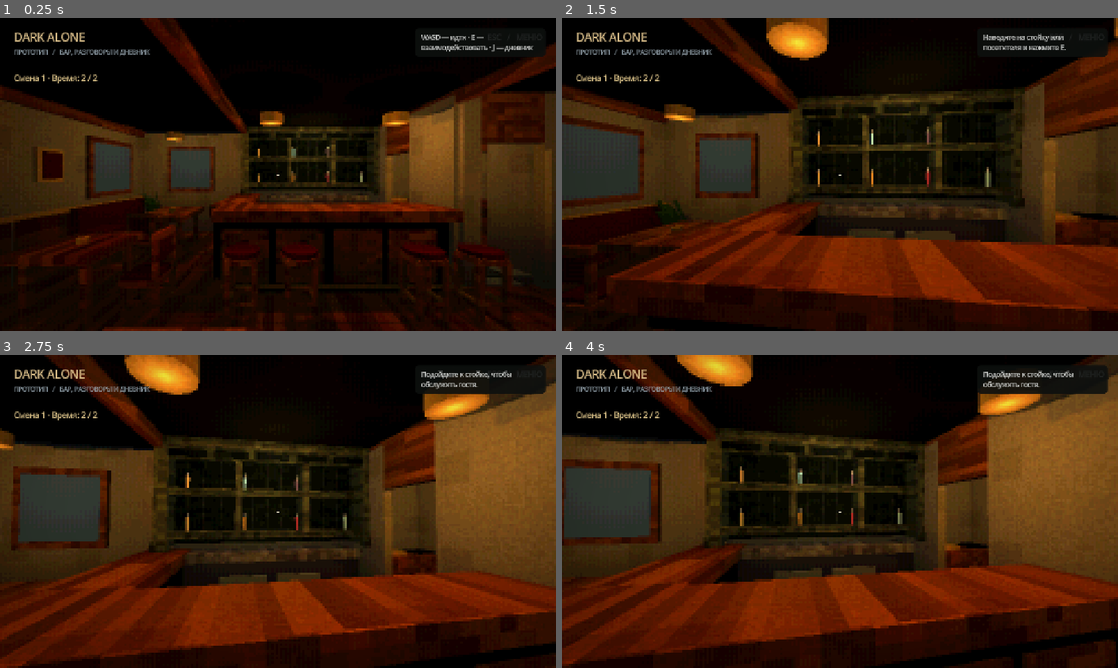
Above: before the commit, frames 1-4 (two rows, left to right).
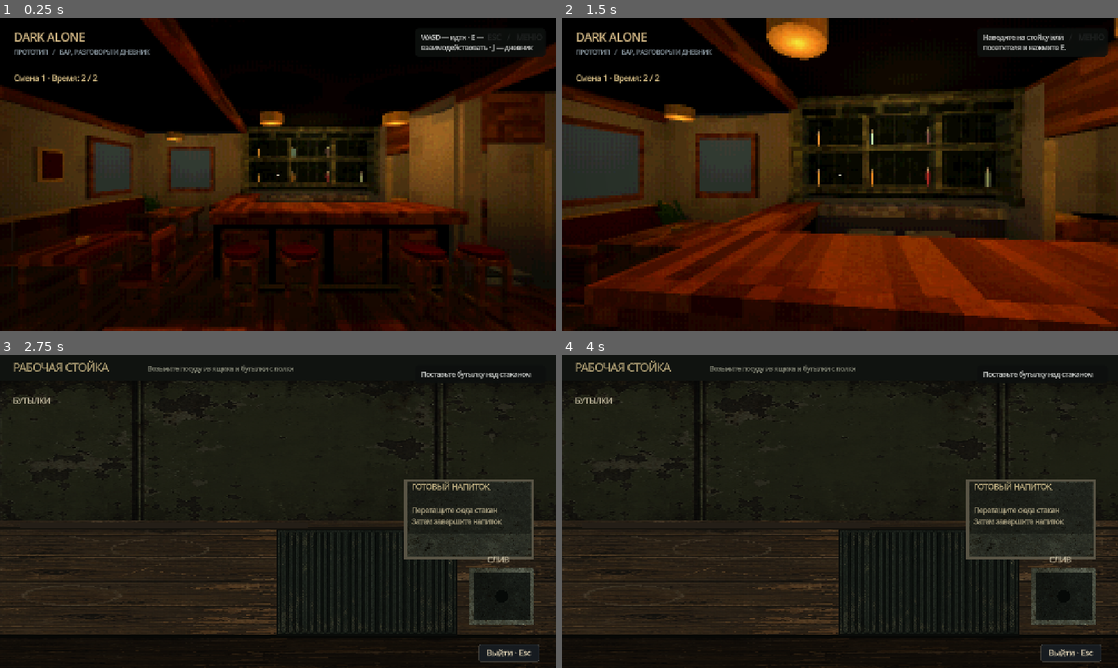
Above: after the commit, the same moments.

Repository: ZetMGC/Dark-Alone
Game: Godot game, scene res://scenes/main/reasoning_demo.tscn
The game is run twice, just before and just after one commit, with the same random seed, the same clock (stepped at 60 frames per second) and the same inputs.
Inputs (mouse positions are in pixels of both pictures, inside the frame that each line leads up to):
- Up to frame 1 (0.25 s): no input
- Up to frame 2 (1.5 s): tap Enter at 0.5 s; move the mouse to (867, 174) at 0.52 s; hold E (interact) 0.53-1.28 s; hold W (move_forward) from 0.53 s (still down); click (867, 174) at 0.67 s; right-click (867, 174) at 0.8 s; move the mouse to (812, 174) at 1.27 s; right-click (812, 174) at 1.35 s
- Up to frame 3 (2.75 s): keep holding W (move_forward); tap B (serve) at 1.55 s; tap R (reset_look) at 2 s; move the mouse to (289, 505) at 2.02 s; hold B (serve) from 2.03 s (still down); tap E (interact) at 2.3 s
- Up to frame 4 (4 s): keep holding W (move_forward); move the mouse to (834, 517) at 2.77 s; release B (serve) at 2.78 s; tap E (interact) at 2.85 s; click (834, 517) at 2.92 s; right-click (834, 517) at 3.05 s; tap R (reset_look) at 3.5 s; move the mouse to (878, 514) at 3.52 s; hold Right mouse button (look) from 3.53 s (still down); tap B (serve) at 3.8 s

The runs differ from the first frame. In frame 1, 0.9% of the frame differs, in the area x 37-88%, y 58-97%; in frame 2, 5.3%; in frame 3, 66%, in the area x 0-100%, y 0-100%; in frame 4, 65%.

Commit message:
feat: add lowered bartender workspace behind widened customer counter

Diff:
--- a/scripts/levels/reference_bar.gd
+++ b/scripts/levels/reference_bar.gd
@@ -52,7 +52,13 @@
 	room_floor(Vector3(4, 0.035, 0.45), Vector3(1.9, 0.03, 2.8))
 	room_floor(Vector3(-0.6, 0.035, 3.4), Vector3(1.7, 0.03, 1.1))
 	box("CounterBase", Vector3(-0.3, 0.5, -1.2), Vector3(3.15, 1, 0.62), dark)
-	box("CounterTop", Vector3(-0.3, 1.08, -1.2), Vector3(3.4, 0.16, 0.78), wood)
+	box("CounterTop", Vector3(-0.3, 1.08, -1.2), Vector3(3.4, 0.16, 0.94), wood)
+	# Клиентский прилавок 1.16 м, рабочая поверхность 0.97 м.
+	box("BartenderWorkTop",Vector3(-0.3,0.935,-1.97),Vector3(3.05,0.07,0.60),material(Color(0.23,0.24,0.20),2))
+	box("WorkTopApron",Vector3(-0.3,0.88,-2.27),Vector3(3.05,0.10,0.035),dark,false)
+	box("WorkTopBase",Vector3(-0.3,0.43,-1.94),Vector3(2.95,0.86,0.47),dark)
+	box("WorkSplashback",Vector3(-0.3,1.035,-1.66),Vector3(3.05,0.19,0.035),wood,false)
+	box("WorkRubberMat",Vector3(-0.45,0.974,-1.98),Vector3(1.15,0.008,0.43),material(Color(0.035,0.05,0.04),0),false)
 	box("CounterReturn", Vector3(-1.85, 0.5, -2.45), Vector3(0.5, 1, 2.4), dark)
 	box("ReturnTop", Vector3(-1.85, 1.08, -2.45), Vector3(0.65, 0.16, 2.4), wood)
 	for x in [-1.5, -0.85, 0.55, 1.2]:
--- a/scripts/main/main.gd
+++ b/scripts/main/main.gd
@@ -98,6 +98,9 @@
 		_anchors_root.add_child(anchor)
 		anchor.global_transform = back.get_node("WorkPosition").global_transform
 		anchor.global_basis = anchor.global_basis.orthonormalized()
+		if reference_bar_enabled:
+			anchor.global_position = Vector3(-0.3,1.65,-2.65)
+			anchor.look_at(Vector3(-0.3,1.05,-1.3))
 	if not _rig.configure(_anchors_root, &"entry"):
 		_fail_setup("Ошибка локации: " + "; ".join(_rig.validation_errors))
 		return
@@ -115,7 +118,8 @@
 		_counter_target.monitoring = false
 		add_child(_counter_target)
 		_counter_target.activated.connect(_use_counter)
-		for part in ["BackCounter/Top/Body", "BackCounter/Cabinet/Body", "BarLevel/Geometry/ShelfBack/Body", "BarLevel/Geometry/ShelfUpper/Body", "BarLevel/Geometry/ShelfLower/Body"]:
+		var work_surfaces := ["BarLevel/Geometry/BartenderWorkTop/Body"] if reference_bar_enabled else ["BackCounter/Top/Body", "BackCounter/Cabinet/Body", "BarLevel/Geometry/ShelfBack/Body", "BarLevel/Geometry/ShelfUpper/Body", "BarLevel/Geometry/ShelfLower/Body"]
+		for part in work_surfaces:
 			var body := get_node_or_null(part) as CollisionObject3D
 			if not _interaction.register_surface(body, _counter_target):
 				_fail_setup("Не удалось связать поверхность стойки: " + part)
--- a/scripts/player/drink_carry.gd
+++ b/scripts/player/drink_carry.gd
@@ -26,6 +26,8 @@
 	world_parent = root
 	var top := root.get_node_or_null("BackCounter/Top") as Node3D
 	home_position = top.to_global(Vector3(0.22, 0.5, 0)) if top != null else root.to_global(home_position)
+	var worktop := root.get_node_or_null("BarLevel/Geometry/BartenderWorkTop") as Node3D
+	if worktop != null: home_position = worktop.global_position + Vector3(0,0.035,0)
 	_baseline()
 
 func stage(preparation: DrinkPreparation) -> bool:
--- a/scripts/service/drinks/workbench_supplies.gd
+++ b/scripts/service/drinks/workbench_supplies.gd
@@ -105,6 +105,8 @@
 		bottle.reparent(self, true)
 		bottle.transform = bottle_homes[id]
 		bottle.position = Vector3(-0.10,1.24,-1.1 + bench._ids.find(str(id)) * 0.36)
+		if main.reference_bar_enabled:
+			bottle.global_position = Vector3(-1.45 + bench._ids.find(str(id)) * 0.38,1.08,-1.85)
 		_release_bottle(bottle)
 	else:
 		carrier.consume()
--- a/tests/reference_bar_test.gd
+++ b/tests/reference_bar_test.gd
@@ -20,6 +20,13 @@
 	var level: Node3D = main.get_node("BarLevel")
 	expect(level is ReferenceBar, "Reference layout enabled in normal entry")
 	expect(main._narrative_ready, "Narrative and workbench configured")
+	var worktop = level.get_node("Geometry/BartenderWorkTop")
+	expect(is_equal_approx(worktop.position.y + worktop.scale.y * 0.5,0.97), "Working height is 0.97m")
+	expect(is_equal_approx(level.get_node("Geometry/CounterTop").scale.z,0.94), "Customer counter is deeper")
+	expect(main.drink_carry.home_position.is_equal_approx(Vector3(-0.3,0.97,-1.97)), "Prepared drinks use lowered front workspace")
+	await get_tree().physics_frame
+	var blocked: Dictionary = main.get_world_3d().direct_space_state.intersect_ray(PhysicsRayQueryParameters3D.create(Vector3(-0.3,1.3,-0.5),Vector3(-0.3,0.98,-1.97),1))
+	expect(not blocked.is_empty(), "Raised customer counter partly conceals work surface")
 	var leaves: Array[String] = []
 	var unwanted_table := false
 	for part in level.get_node("Geometry").get_children():
@@ -67,7 +74,7 @@
 	var bench: DrinkWorkbench = main.get_node("ServicePanel").workbench
 	expect(bench.preparation.pour(&"reference_carry", &"test_base", 20) and main._stage_physical_drink(bench.preparation), "Stage physical drink at relocated work surface")
 	expect(main.drink_carry.pick_up(), "Pick up staged drink in new layout")
-	rig.body.global_position = Vector3(-0.2, 0, -2.0)
+	rig.body.global_position = Vector3(-0.2, 0, -2.65)
 	await get_tree().physics_frame
 	main._refresh_navigation()
 	behavior.guest.interact()
@@ -79,6 +86,8 @@
 	await capture(main, Vector3(-2.3, 1.35, 0.2), Vector3(-3.4, 0.65, -1.9), "seating")
 	await capture(main, Vector3(-0.2, 1.65, -2.0), Vector3(-0.2, 1.43, -0.45), "support_front")
 	await capture(main, Vector3(-1.2, 1.5, -1.8), Vector3(-0.2, 1.32, -0.65), "support_side")
+	await capture(main,Vector3(0.95,1.7,-2.75),Vector3(-0.35,1.03,-1.8),"work_bartender")
+	await capture(main,Vector3(1.1,1.65,0.0),Vector3(-0.3,1.04,-1.8),"work_customer")
 	level.get_node("Geometry/Ceiling").hide()
 	await capture(main, Vector3(0, 13, 0.01), Vector3.ZERO, "plan", true)
 	behavior.request_departure()
--- a/tests/workbench_supplies_test.gd
+++ b/tests/workbench_supplies_test.gd
@@ -23,7 +23,7 @@
 	var carrier = main.drink_carry
 	expect(bench.supplied.is_empty() and not bench.has_supply(&"cup"), "Real entry begins empty")
 	expect(not bench.begin_drag(&"spoon", Vector2.ZERO), "Absent tool cannot be grabbed")
-	rig.body.global_position=carrier.home_position + Vector3(0, -1.13, 1)
+	rig.body.global_position=carrier.home_position + Vector3(0, -carrier.home_position.y, -0.70)
 	await get_tree().physics_frame
 	await get_tree().process_frame
 	var drawers: Array = []
@@ -66,7 +66,7 @@
 	var identity: int = bottle.get_instance_id()
 	expect(is_instance_valid(bottle) and bottle.get_parent()==store and not bottle.held, "Deposited bottle remains visible on 3D worktop")
 	bench.bottle_stock.withdraw(bottle_id, 37)
-	rig.body.global_position=carrier.home_position + Vector3(0,-1.13,0.8)
+	rig.body.global_position=carrier.home_position + Vector3(0,-carrier.home_position.y,-0.70)
 	await get_tree().physics_frame
 	await get_tree().process_frame
 	rig.view.look_at(bottle.global_position)
@@ -82,7 +82,7 @@
 	store.take(bottle)
 	expect(store.deposit() and bench.has_supply(bottle_id) and bottle.get_instance_id()==identity, "Same bottle can be brought back to worktop")
 	expect(is_equal_approx(bench.get_bottle_remaining(bottle_id),463), "Repeated transfer preserves remaining volume")
-	rig.body.global_position=carrier.home_position + Vector3(0,-1.13,0.8)
+	rig.body.global_position=carrier.home_position + Vector3(0,-carrier.home_position.y,-0.70)
 	await get_tree().physics_frame
 	await get_tree().process_frame
 	main._use_counter()
Not shown, changed: docs/BACKLOG.md
Not shown, changed: docs/CONTRACTS.md
Not shown, changed: docs/HANDOFF.md
Not shown, changed: docs/STATUS.md
Not shown, added: docs/decisions/0048-lowered-bartender-worktop.md
Not shown, added: docs/tasks/DA-089.md
Not shown, added: docs/worklog/2026-10-29-08-lowered-worktop.md
